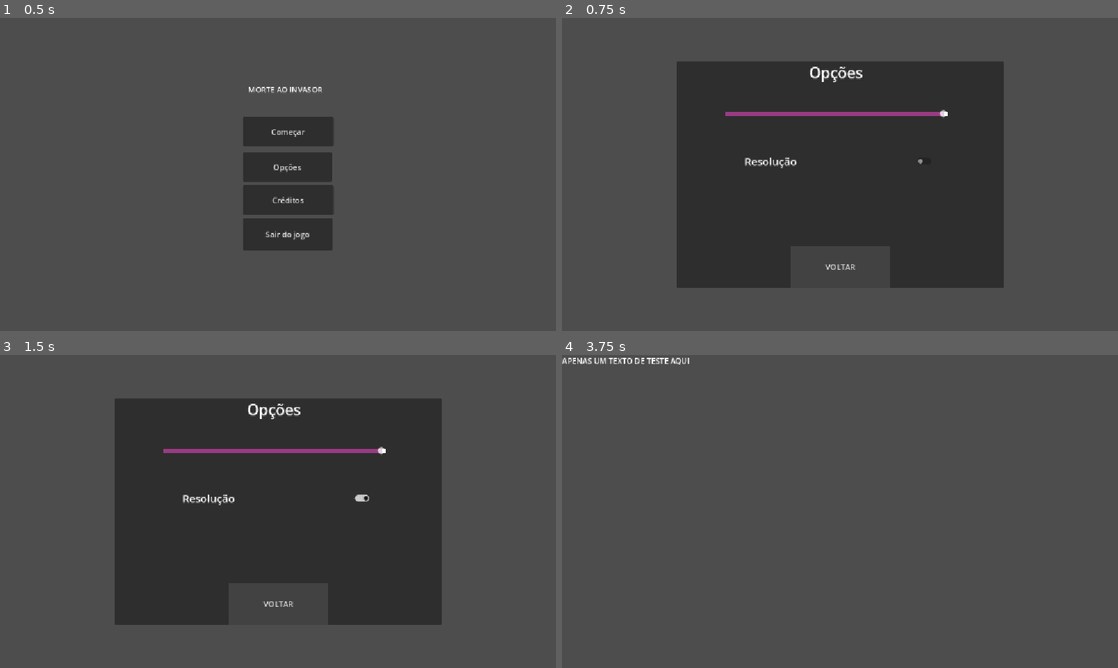
Above: before the commit, frames 1-4 (two rows, left to right).
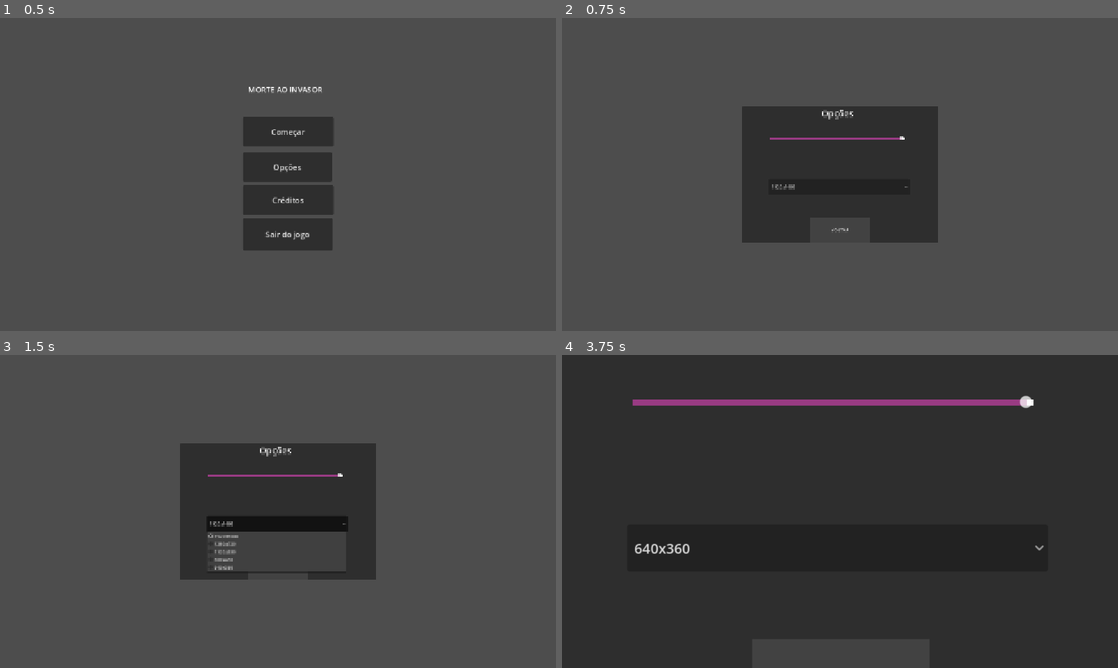
Above: after the commit, the same moments.

Repository: devklebinho/morte-ao-invasor
Game: Godot game, scene res://Scenes/main_menu.tscn
Same seed, same stepped clock (60 frames per second), same inputs: the game is played once before the commit and once after it.
Inputs (mouse positions are in pixels of both pictures, inside the frame that each line leads up to):
- Up to frame 1 (0.5 s): no input
- Up to frame 2 (0.75 s): click "Opções" at 0.5 s
- Up to frame 3 (1.5 s): click (278, 524) at 1.25 s, where only the run after the commit has a clickable "1920x1080"
- Up to frame 4 (3.75 s): click "VOLTAR" at 2 s; click (834, 545) at 2.75 s, where only the run after the commit has a clickable "640x360"; click (851, 467) at 3.5 s, where only the run before the commit has a clickable "Começar"

Frame 1 is identical in both runs. In frame 2, 26% of the frame differs, in the area x 20-80%, y 14-87%; in frame 3, 27%; in frame 4, 97%, in the area x 0-100%, y 0-100%.

Commit message:
resoluções OK

Diff:
--- a/Scenes/Options.tscn
+++ b/Scenes/Options.tscn
@@ -4,6 +4,7 @@
 [ext_resource type="AudioStream" uid="uid://cyhn78pp8ecml" path="res://Audio/falling-in-reverse-joseph-epitaph-records-youtube_zEgPKeDv.mp3" id="2_hg628"]
 [ext_resource type="Script" uid="uid://bv4r33ila3w2l" path="res://Scenes/audio_controle.gd" id="3_5hy3q"]
 [ext_resource type="Script" uid="uid://btipn8m1x561y" path="res://Scenes/check_button.gd" id="4_cbhj7"]
+[ext_resource type="Script" uid="uid://tddmq12cx8br" path="res://Scenes/controle_escala.gd" id="5_q4at1"]
 
 [sub_resource type="StyleBoxFlat" id="StyleBoxFlat_yf5fn"]
 bg_color = Color(0.2585664, 0.2585664, 0.25856635, 1)
@@ -87,6 +88,7 @@
 audio_bus_name = "Musica"
 
 [node name="CheckButton" type="CheckButton" parent="Opcoes" unique_id=971926048]
+visible = false
 layout_mode = 0
 offset_left = 133.5
 offset_top = 144.5
@@ -96,6 +98,27 @@
 text = "Resolução "
 script = ExtResource("4_cbhj7")
 
+[node name="ControleEscala" type="OptionButton" parent="Opcoes" unique_id=1256732962]
+layout_mode = 0
+offset_left = 92.5
+offset_top = 248.5
+offset_right = 577.0
+offset_bottom = 302.5
+selected = 0
+item_count = 5
+popup/item_0/text = "1920x1080"
+popup/item_0/id = 0
+popup/item_1/text = "1280x720"
+popup/item_1/id = 1
+popup/item_2/text = "1120x630"
+popup/item_2/id = 3
+popup/item_3/text = "800x450"
+popup/item_3/id = 3
+popup/item_4/text = "640x360"
+popup/item_4/id = 4
+script = ExtResource("5_q4at1")
+
 [connection signal="pressed" from="Opcoes/Volta" to="." method="_on_volta_opcoes_pressed"]
 [connection signal="value_changed" from="Opcoes/AudioControle" to="Opcoes/AudioControle" method="_on_value_changed"]
 [connection signal="toggled" from="Opcoes/CheckButton" to="Opcoes/CheckButton" method="_on_toggled"]
+[connection signal="item_selected" from="Opcoes/ControleEscala" to="Opcoes/ControleEscala" method="_on_item_selected"]
--- /dev/null
+++ b/Scenes/controle_escala.gd
@@ -0,0 +1,39 @@
+extends OptionButton
+
+
+func _ready() -> void:
+	# Inicia o jogo em tela cheia exclusiva
+	DisplayServer.window_set_mode(
+		DisplayServer.WINDOW_MODE_EXCLUSIVE_FULLSCREEN
+	)
+
+	# Configuração inicial: 1920x1080
+	alterar_resolucao(Vector2i(1920, 1080))
+
+
+func _on_item_selected(index: int) -> void:
+
+	if index == 0:
+		# 1920x1080
+		alterar_resolucao(Vector2i(1920, 1080))
+
+	elif index == 1:
+		# 1280x720
+		alterar_resolucao(Vector2i(1280, 720))
+
+	elif index == 2:
+		# 1120x630
+		alterar_resolucao(Vector2i(1120, 630))
+
+	elif index == 3:
+		# 800x450
+		alterar_resolucao(Vector2i(800, 450))
+
+	elif index == 4:
+		# 640x360
+		alterar_resolucao(Vector2i(640, 360))
+
+
+func alterar_resolucao(resolucao: Vector2i) -> void:
+	# Define a resolução interna/base do jogo
+	get_tree().root.content_scale_size = resolucao
Not shown, added: Scenes/controle_escala.gd.uid
